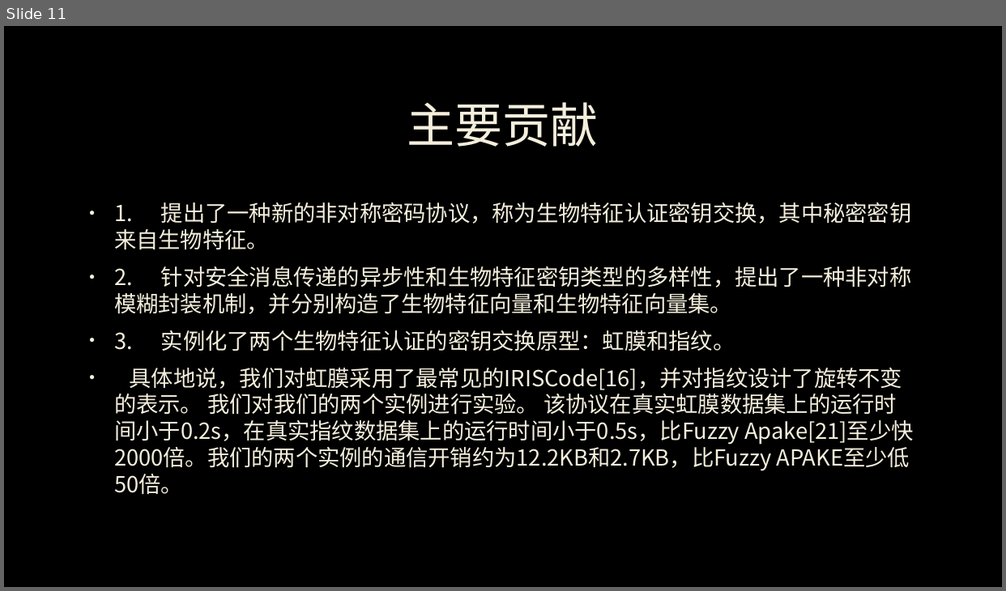
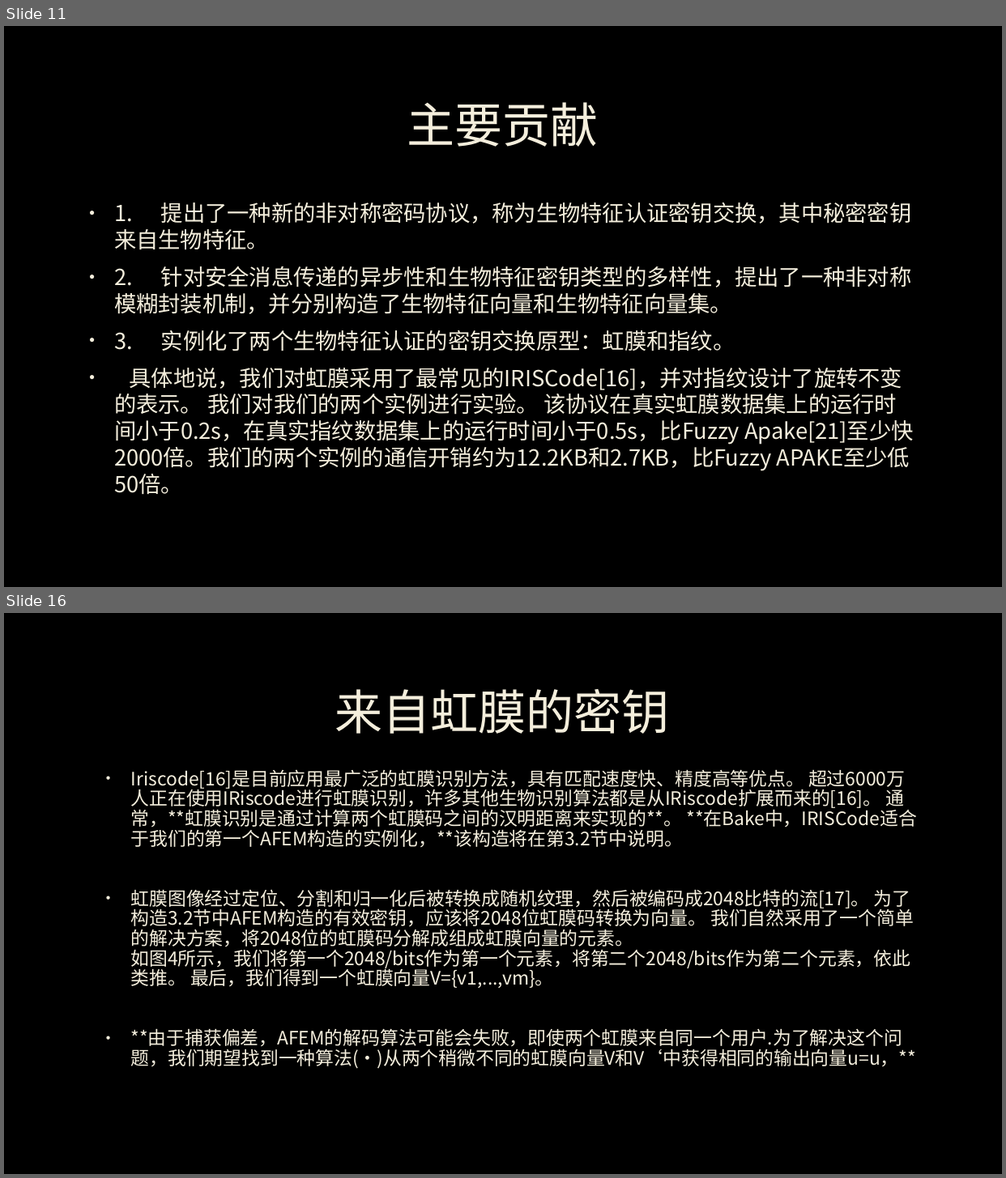
Before and after one commit to ajwlforever/Cryptography-Assignment, a slide deck: Biometrics-Authenticated Key Exchange for Secure Messaging.pptx. Shown one above the other, each under a label of ours: slide 11 before the commit, slides 11 and 16 after it; the slides between them are not shown. The pictures are 1006x591 and 1006x1178 pixels, drawn with LibreOffice and Linux fonts; fonts in the diff are those of the drawing; background and template pictures are left out. Boxes give left, top, right and bottom in pixels: in the first picture for what was removed or moved away, otherwise in the second. Text is boxed around its words. In the diff, an @@ line names an element or a change of style, - is before the commit and + after.

```diff
--- a/Biometrics-Authenticated Key Exchange for Secure Messaging.pptx
+++ b/Biometrics-Authenticated Key Exchange for Secure Messaging.pptx
@@ slide 16 added at box(4, 613, 1002, 1174), background picture (left out) @@
@@ title added at box(335, 689, 670, 734), 46 pt, text #F4EEDC @@
+来自虹膜的密钥
@@ text added at box(131, 769, 917, 1069), 17.8 pt, text #F4EEDC @@
+• Iriscode[16]是目前应用最广泛的虹膜识别方法，具有匹配速度快、精度高等优点。 超过6000万人正在使用IRiscode进行虹膜识别，许多其他生物识别算法都是从IRiscode扩展而来的[16]。 通常，**虹膜识别是通过计算两个虹膜码之间的汉明距离来实现的**。 **在Bake中，IRISCode适合于我们的第一个AFEM构造的实例化，**该构造将在第3.2节中说明。
+• 虹膜图像经过定位、分割和归一化后被转换成随机纹理，然后被编码成2048比特的流[17]。 为了构造3.2节中AFEM构造的有效密钥，应该将2048位虹膜码转换为向量。 我们自然采用了一个简单的解决方案，将2048位的虹膜码分解成组成虹膜向量的元素。 如图4所示，我们将第一个2048/bits作为第一个元素，将第二个2048/bits作为第二个元素，依此类推。 最后，我们得到一个虹膜向量V={v1,...,vm}。
+• **由于捕获偏差，AFEM的解码算法可能会失败，即使两个虹膜来自同一个用户.为了解决这个问题，我们期望找到一种算法(·)从两个稍微不同的虹膜向量V和V‘中获得相同的输出向量u=u，**
```
Also in this commit, not shown: 1 slide changed, 5 other slides added, 4 other files.
